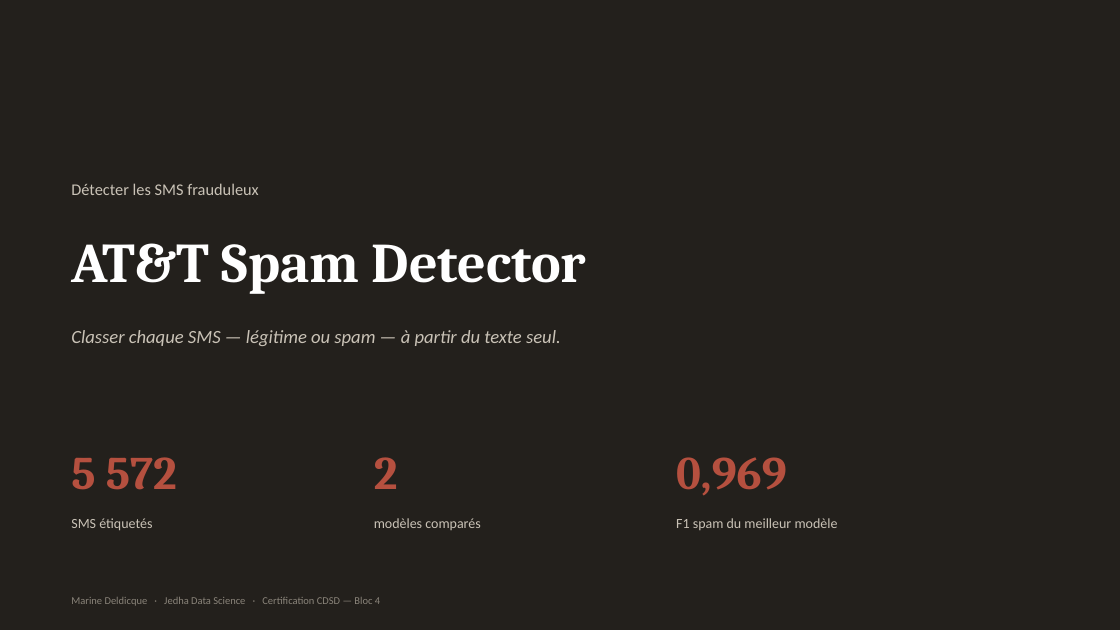
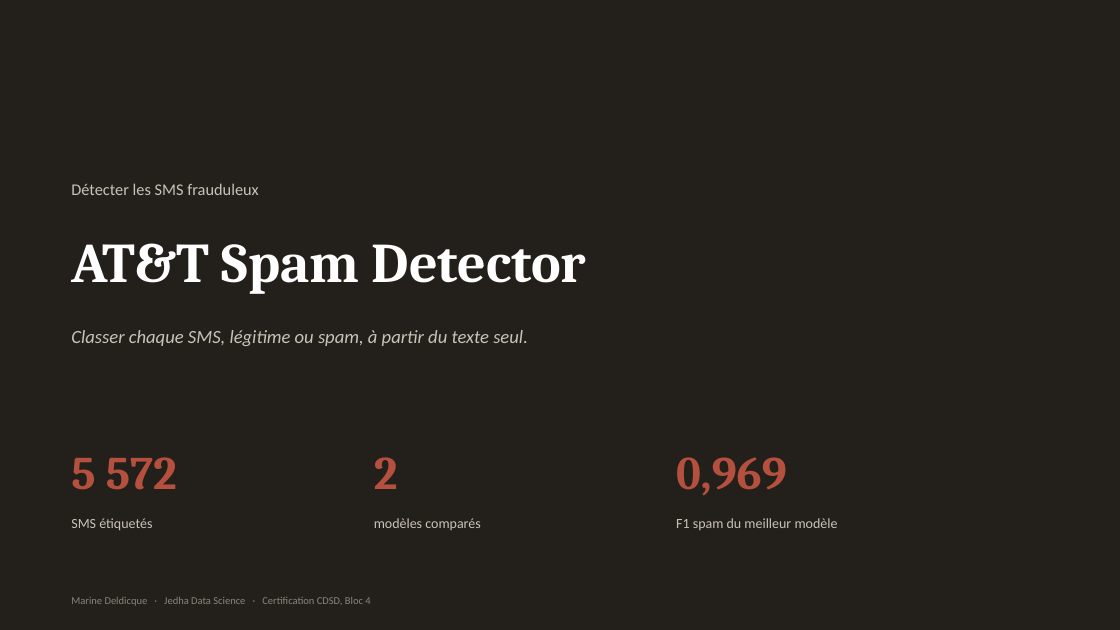
Before and after one commit to marinedde/cdsd-certification, a slide deck: slide 1 of bloc4-deep-learning/ATT_SpamDetector_Presentation.pptx. Drawn at 1120x630 pixels with LibreOffice and Linux fonts; fonts in the diff are those of the drawing. Boxes give left, top, right and bottom in pixels: in the first picture for what was removed or moved away, otherwise in the second. Text is boxed around its words. In the diff, an @@ line names an element or a change of style, - is before the commit and + after.

```diff
--- a/bloc4-deep-learning/ATT_SpamDetector_Presentation.pptx
+++ b/bloc4-deep-learning/ATT_SpamDetector_Presentation.pptx
@@ text at (71,330,528,346): text changed @@
-Classer chaque SMS — légitime ou spam — à partir du texte seul.
+Classer chaque SMS, légitime ou spam, à partir du texte seul.
@@ text at (71,597,370,606): text changed @@
-Marine Deldicque · Jedha Data Science · Certification CDSD — Bloc 4
+Marine Deldicque · Jedha Data Science · Certification CDSD, Bloc 4
```
Also in this commit, not shown: 5 other slides changed, 3 other files.
